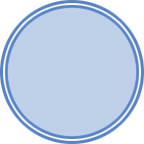
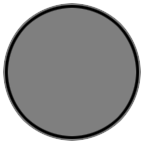
Layers edited between the first and the second 144 x 144 image:
added group "black+color" with 3 layers above "Lag 1" over (0, 0, 144, 144)
renamed "Lag 3" to "outer ring", moved it into group "black+color", painted on it over (0, 0, 144, 144)
renamed "Lag 3 kopi" to "innerring", moved it into group "black+color", painted on it over (5, 5, 139, 139)
removed layer "Lag 4" over (5, 5, 139, 139)
added layer "background" (2nd of 2, in "black+color") in group "black+color" over (3, 3, 141, 141)
